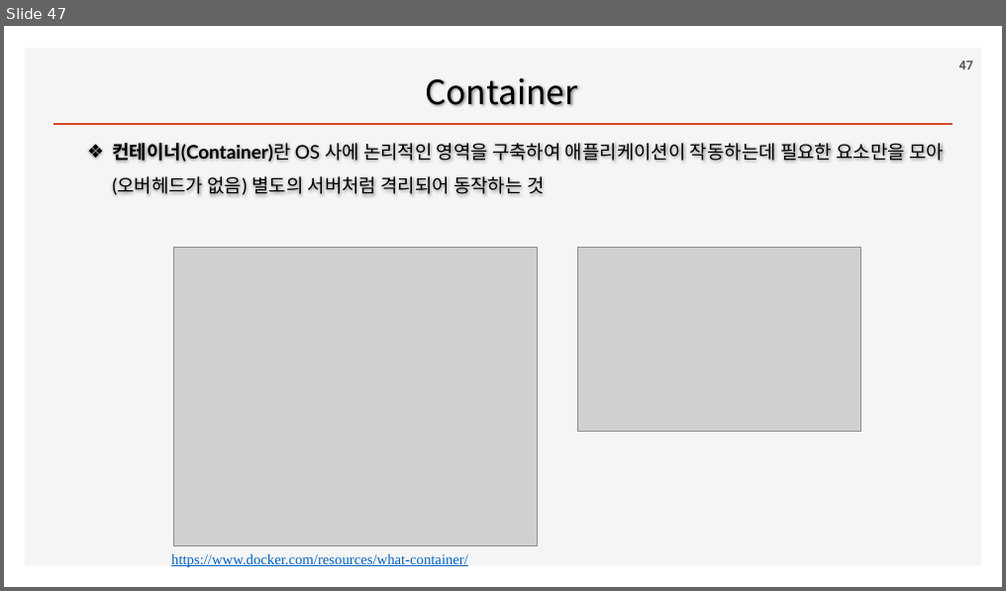
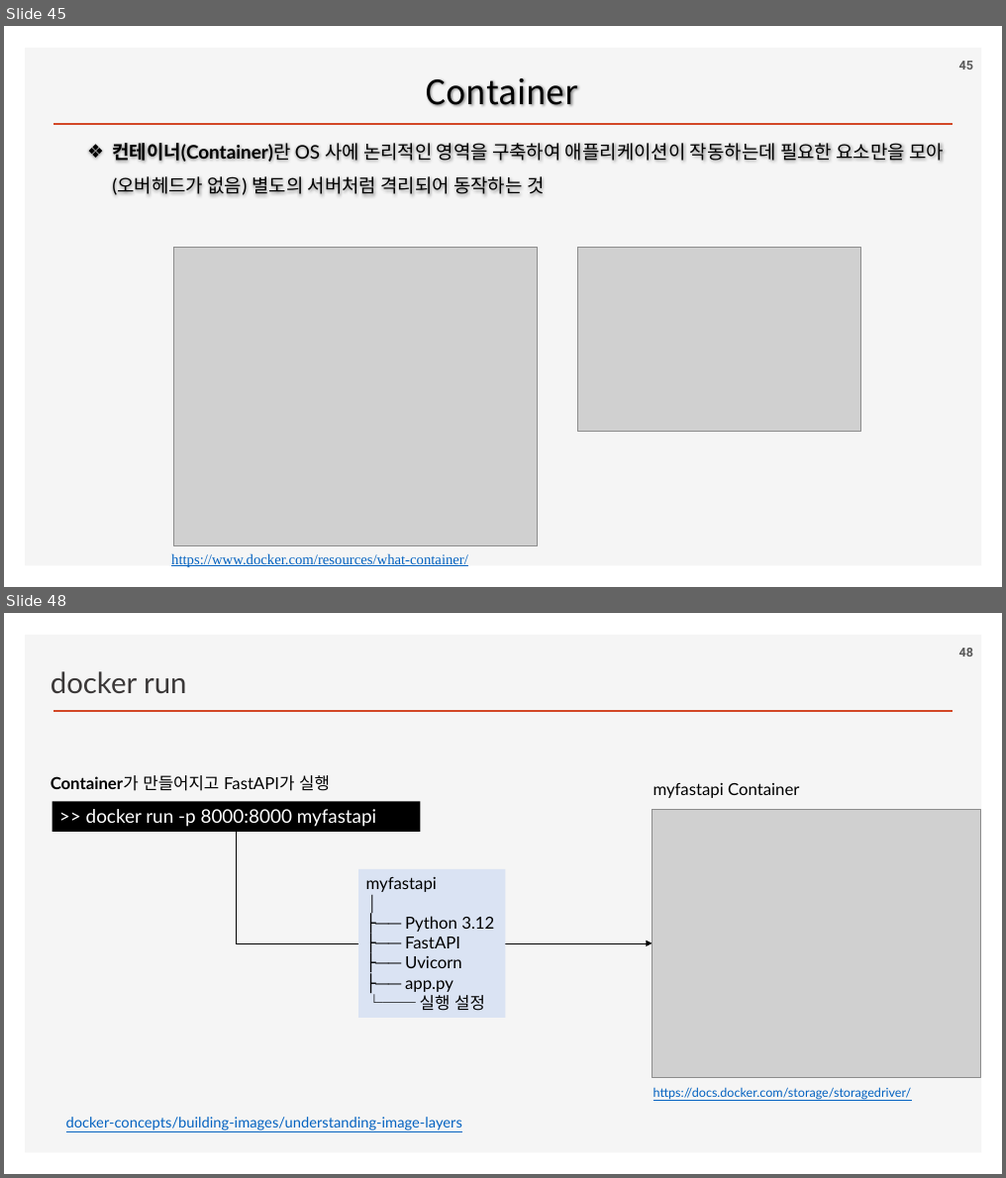
Before and after one commit to ancestor9/2026_Fall_Application-Deployment, a slide deck: App Deployment.pptx. Shown one above the other, each under a label of ours: slide 47 before the commit, slides 45 and 48 after it; the slides between them are not shown. The pictures are 1006x591 and 1006x1178 pixels, drawn with LibreOffice and Linux fonts; fonts in the diff are those of the drawing; grey boxes stand for pictures; background and template pictures are left out. Boxes give left, top, right and bottom in pixels: in the first picture for what was removed or moved away, otherwise in the second. Text is boxed around its words. In the diff, an @@ line names an element or a change of style, - is before the commit and + after.

```diff
--- a/App Deployment.pptx
+++ b/App Deployment.pptx
@@ slide 48 added at [4, 613, 1002, 1174], background #FFFFFF; not listed: 2 template elements that a slide beside it also shows @@
@@ text added at [51, 671, 186, 693], 28 pt, text #3B3838 @@
+docker run
@@ page number added at [959, 648, 973, 657], 12 pt, text #595959, bold @@
+48
@@ text added at [51, 775, 330, 791], 16 pt, text #000000 @@
+Container가 만들어지고 FastAPI가 실행
@@ text added at [653, 783, 799, 798], 16 pt, text #000000 @@
+myfastapi Container
@@ rectangle added at [52, 802, 420, 832], fill #000000, 18 pt, text #FFFFFF @@
+>> docker run -p 8000:8000 myfastapi
@@ picture added at [652, 809, 981, 1077] @@
@@ elbow arrow added from (236, 832) to (652, 944), #000000 0.5 pt @@
@@ rectangle added at [358, 869, 506, 1018], fill #DAE3F3, 16 pt, text #000000 @@
+myfastapi
+│
+├── Python 3.12
+├── FastAPI
+├── Uvicorn
+├── app.py
+└── 실행 설정
@@ text added at [653, 1087, 912, 1100], 12 pt, text #0563C1, underline @@
+https://docs.docker.com/storage/storagedriver/
@@ text added at [66, 1117, 462, 1131], 14 pt, text #0563C1, underline @@
+docker-concepts/building-images/understanding-image-layers
@@ what was slide 47 is now slide 45 @@
@@ page number at [959, 61, 973, 70]: text changed @@
-47
+45
```
Also in this commit, not shown: 3 slides changed, 9 other slides added, 2 slides removed.
